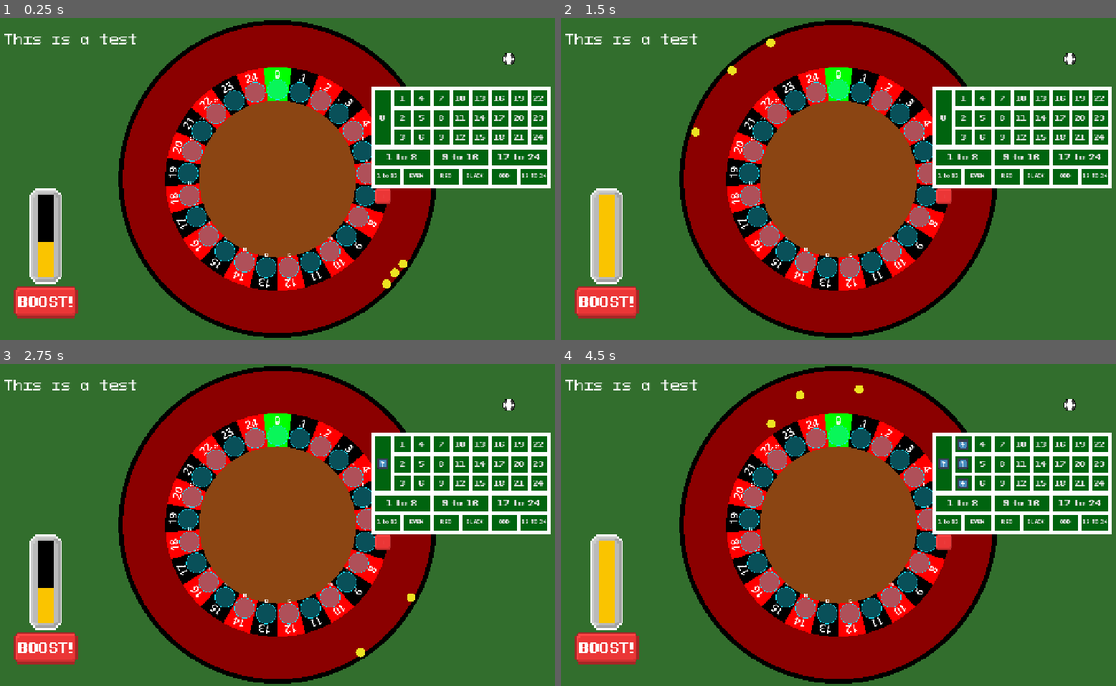
Above: before the commit, frames 1-4 (two rows, left to right).
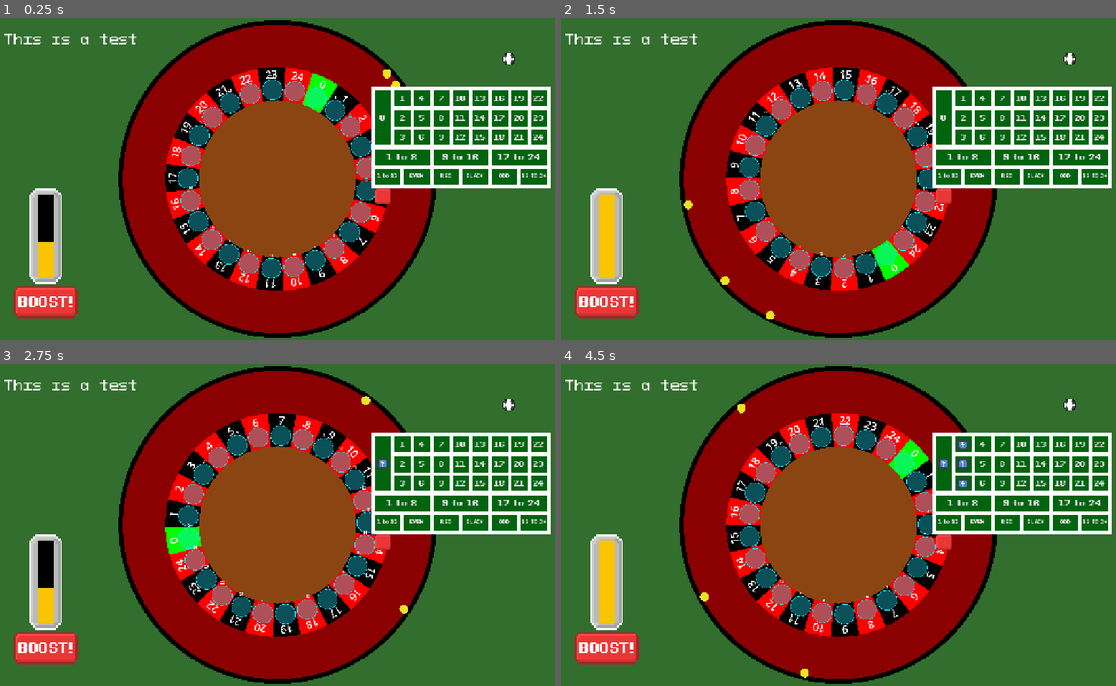
Above: after the commit, the same moments.

Repository: DuneRanger/Very-Serious-GameJam-2026
Game: Godot game, scene res://scenes/game/game_scene/game_scene.tscn
Two runs of this game, one before a commit and one after it. Both use one fixed random seed, a clock stepped at 60 frames per second and the inputs below. The engine's default icon, where the game draws it, is replaced by a stand-in: a white triangle on a blue panel in a dark square. Sound files missing from this copy of the repository are replaced by a short silence.
Inputs:
- Up to frame 1 (0.25 s): no input
- Up to frame 2 (1.5 s): click "+" at 0.5 s; click "-" at 1.25 s
- Up to frame 3 (2.75 s): click "0" at 2 s
- Up to frame 4 (4.5 s): click "1" at 2.75 s; click "2" at 3.5 s; click "3" at 4.25 s

The runs differ from the first frame. In frame 1, 5.8% of the frame differs, in the area x 29-74%, y 15-85%; in frame 2, 7.2%; in frame 3, 8.2%; in frame 4, 9.0%, in the area x 24-70%, y 6-98%.

Commit message:
Fix rotating banks and bound cell banks

Diff:
--- a/scenes/game/game_scene/roulette/roulette.gd
+++ b/scenes/game/game_scene/roulette/roulette.gd
@@ -78,7 +78,7 @@
 
 		cur_angle += cur_cell_angle
 		draw_set_transform(Vector2(0, 0), cur_angle + visual_rotation)
-	draw_set_transform(Vector2(0, 0), visual_rotation)
+	draw_set_transform(Vector2(0, 0), 0)
 
 func draw_centre():
 	draw_circle(Vector2(0, 0), inner_circle_radius, inner_circle_colour)
@@ -87,6 +87,7 @@
 	draw_circle(Vector2(0, 0), outer_circle_radius, outer_circle_colour)
 
 func _draw():
+	move_banks()
 	draw_edge()
 	draw_cells()
 	draw_centre()
@@ -125,9 +126,13 @@
 		visual.add_point(Vector2(cos(angle), sin(angle)) * outer_circle_radius)
 	wall_body.add_child(visual)
 
+func decay_rotation():
+	rotation_speed = max(0, min(rotation_speed - 0.000005, rotation_speed * 0.999))
+
 func spin_roulette():
 	launch_balls()
-	rotation_speed = 0.02
+	rotation_speed = 0.03
+	queue_redraw()
 
 func stop_roulette():
 	rotation_speed = 0.0
@@ -137,16 +142,17 @@
 	build_banks()
 	prepare_balls()
 	refresh_bank_debug()
-	launch_balls()
+	spin_roulette()
 
 func _physics_process(_delta: float):
 	give_balls_angular_velocity(_delta)
 	simulate_inclines(_delta)
+	visual_rotation += rotation_speed
+	decay_rotation()
+	queue_redraw()
+	give_balls_angular_velocity(_delta)
 	match (game_manager.game_state):
 		GameEnums.game_states.SPIN_PHASE:
-			visual_rotation += rotation_speed
-			queue_redraw()
-			give_balls_angular_velocity(_delta)
 			if rotation_speed == 0:
 				game_manager.game_state = GameEnums.game_states.BET_PHASE
 		GameEnums.game_states.BET_PHASE:
@@ -171,15 +177,17 @@
 	for ball in balls:
 		if ball and is_instance_valid(ball):
 			ball.position = Vector2(outer_circle_radius - 50, 0)
-			ball.apply_impulse(Vector2(0, 1000))
+			ball.apply_impulse(Vector2(0, -1000))
 
 var inner_incline_strength : float = 600
 var inner_incline_radius : int = inner_circle_radius
 var cell_radius_end : int = cell_circle_radius
-var outer_incline_radius : int = outer_circle_radius
+var outer_incline_radius : int = bank_radius_pos + bank_trigger_radius
 var outer_incline_strength : float = 800
 
 func give_balls_angular_velocity(_delta: float):
+	if rotation_speed < 0.01:
+		return
 	for ball : RouletteBall in balls:
 		var ball_to_mid = ball.position - position
 		if ball_to_mid.length() <= cell_circle_radius - ball.ball_radius:
@@ -228,6 +236,10 @@
 		bank_area.body_entered.connect(_on_bank_body_entered.bind(cell, bank_area))
 		cur_angle += cur_cell_angle
 
+func move_banks():
+	for bank : Area2D in bank_areas:
+		bank.position = bank.position.rotated(rotation_speed)
+
 func _bank_catch_probability(speed: float) -> float:
 	if speed <= 0.0:
 		return 1.0
@@ -250,8 +262,6 @@
 
 
 @export_group("Debug")
-## Toggle in the Inspector (or via code) to show/hide the bank trigger
-## circles. Pure debug aid -- has no effect on actual gameplay/physics.
 @export var show_bank_debug : bool = true:
 	set(v):
 		show_bank_debug = v
--- a/scenes/game/game_scene/roulette/roulette_ball.gd
+++ b/scenes/game/game_scene/roulette/roulette_ball.gd
@@ -22,7 +22,7 @@
 # 0 = on a pocket floor,
 # 1.0 = up at the rim.
 # 0.5 = highest point in the centre
-var height : float = 1.0:
+var height : float = 0.0:
 	set(v):
 		height = clampf(v, 0.0, 1.0)
 
@@ -63,7 +63,7 @@
 func _integrate_forces(state: PhysicsDirectBodyState2D) -> void:
 	if settled:
 		var bank_to_ball = bound_bank.global_position - global_position
-		state.linear_velocity = bank_to_ball.normalized() * 100
+		state.linear_velocity = bank_to_ball.normalized() * 50 * bank_to_ball.length()
 		return
 
 	var new_vel = state.linear_velocity
